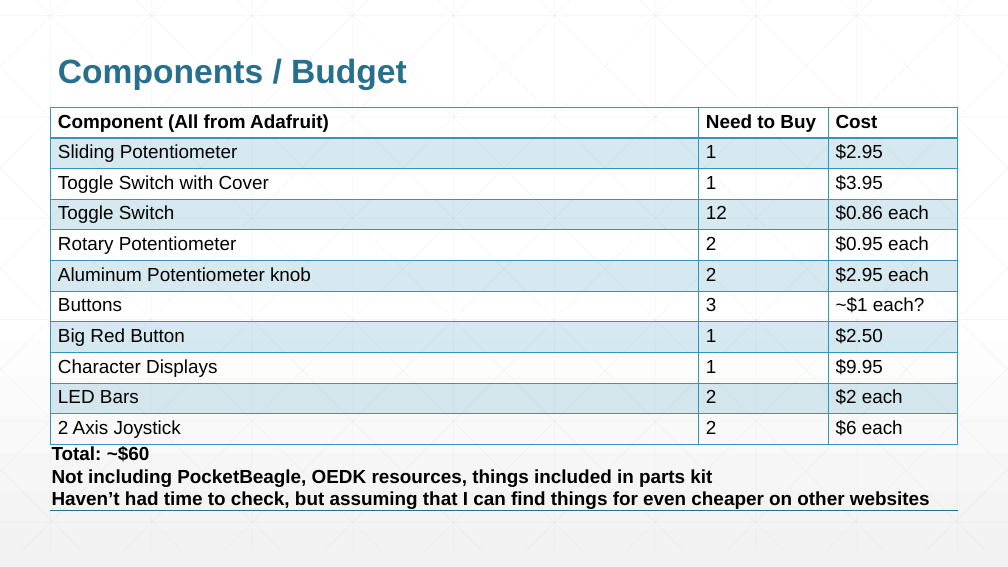
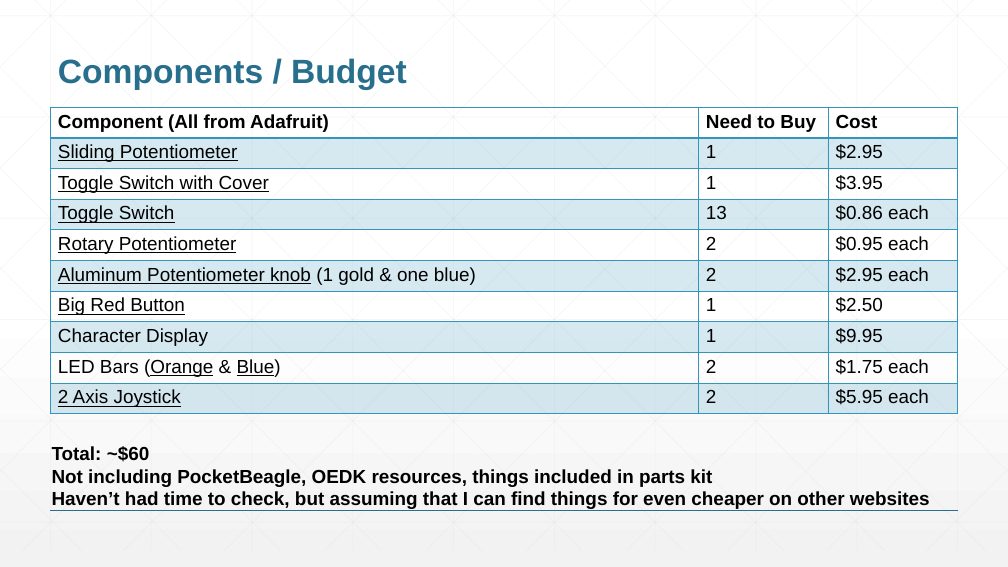
Before and after one commit to rafeisme/ENGI301, a slide deck: slide 7 of Project_1/docs/Neathery_ENGI301_project_01_proposal.pptx. Drawn at 1008x567 pixels with LibreOffice and Linux fonts; fonts in the diff are those of the drawing. Boxes give left, top, right and bottom in pixels: in the first picture for what was removed or moved away, otherwise in the second. Text is boxed around its words. In the diff, an @@ line names an element or a change of style, - is before the commit and + after.

```diff
--- a/Project_1/docs/Neathery_ENGI301_project_01_proposal.pptx
+++ b/Project_1/docs/Neathery_ENGI301_project_01_proposal.pptx
@@ table at [51, 107, 957, 414] @@
-row 4, column 2: 12
+row 4, column 2: 13
-row 6: Aluminum Potentiometer knob | 2 | $2.95 each
-row 7: Buttons | 3 | ~$1 each?
+row 6: Aluminum Potentiometer knob (1 gold & one blue) | 2 | $2.95 each
-row 8, column 1: Character Displays
+row 8, column 1: Character Display
-row 9, column 1: LED Bars
+row 9, column 1: LED Bars (Orange & Blue)
-row 9, column 3: $2 each
+row 9, column 3: $1.75 each
-row 10, column 3: $6 each
+row 10, column 3: $5.95 each
```
Also in this commit, not shown: 1 other file.
